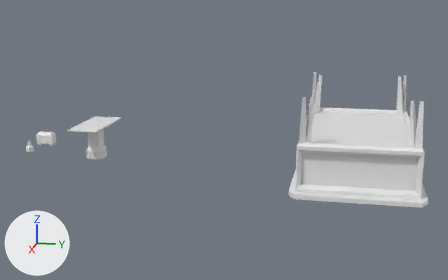
One commit to the Blender file Blender/assets_v2.blend: the scene before it, then after it.
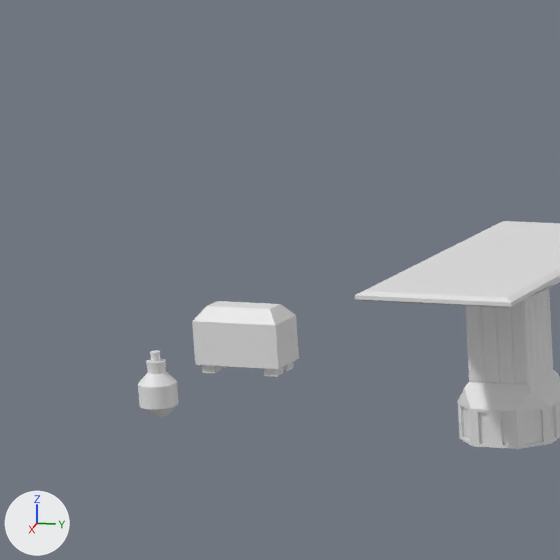
There are two pictures of each version: one whole from a 50 mm camera at (15.55, 8.68, 4.53) aimed at (0.02, 5.58, 0.65), one close up on the part from 0% to 24% of the width and 27% to 64% of the height. Lighting does not change. The marker at lower left points along +X, +Y and +Z. The older version's two pictures come first.

In view in the first close-up: 'chest', 'table', 'vase'.
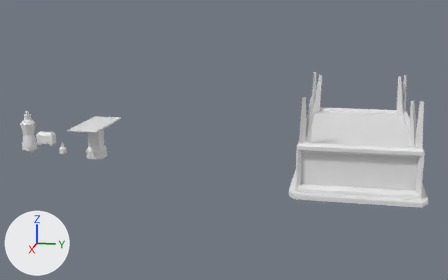
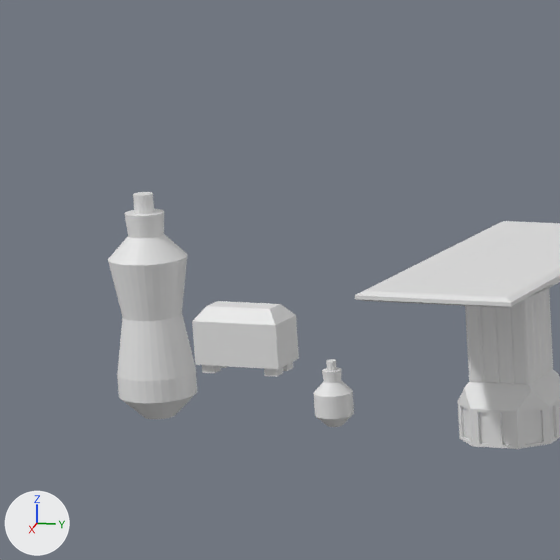
Where the change shows, as pixel boxes (x1, y1, x2, y2) in the close-ups (560 x 560 px):
'big_vase', added: after (108, 192, 197, 419)
'vase', moved: before (138, 350, 179, 417); after (314, 359, 354, 427)

The edits, one by one:
Material 'big_vase' (mat_big_vase) is new.
Its base color is (0.8, 0.8, 0.8) (white #e7e7e7).
Mesh me_cylinder_001 is new.
It has 288 vertices, 316 faces and spans x -0.2..0.2, y -0.2..0.2, z 0.0..1.2.
It uses material mat_big_vase (white #e7e7e7).
Object 'vase' (ob_vase) moves from (0.0, 0.0, 0.15) to (0.0, 1.0, 0.15).
Object 'big_vase' (ob_big_vase) is new; it shows me_cylinder_001.
Its location is (0.0, 0.0, 0.0).
